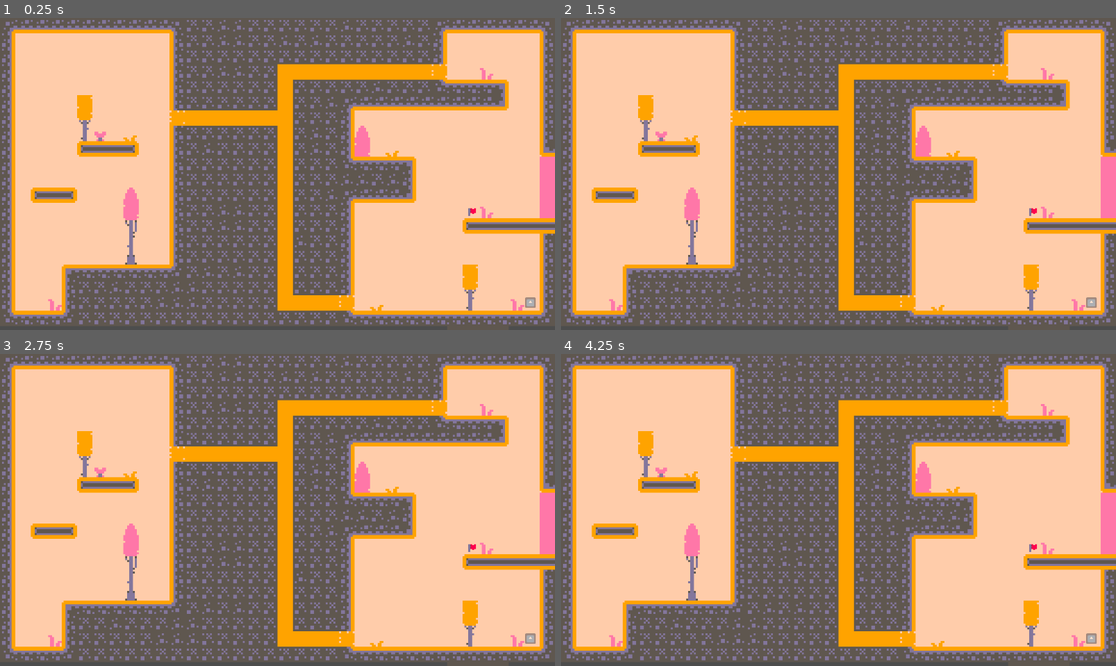
Above: before the commit, frames 1-4 (two rows, left to right).
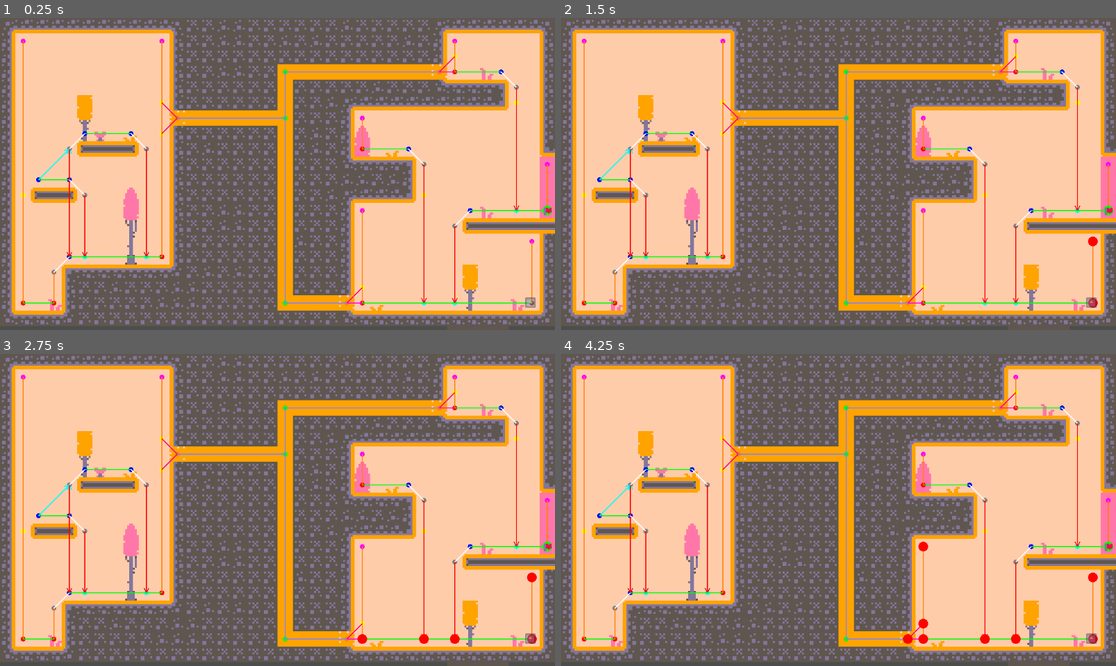
Above: after the commit, the same moments.

Repository: marolmmar1/TFG
Game: Godot game, scene res://Zones/Zone1.tscn
Same seed, same stepped clock (60 frames per second), same inputs: the game is played once before the commit and once after it. This scene is started directly instead of the project's main scene. The engine's default icon, where the game draws it, is replaced by a stand-in: a white triangle on a blue panel in a dark square.
Inputs:
- Up to frame 1 (0.25 s): no input
- Up to frame 2 (1.5 s): tap Enter at 0.5 s; tap Space at 1.25 s
- Up to frame 3 (2.75 s): tap Enter at 2 s
- Up to frame 4 (4.25 s): tap Space at 2.75 s; tap Enter at 3.5 s

The runs differ from the first frame. In frame 1, 2.6% of the frame differs, in the area x 3-100%, y 6-93%; in frame 2, 2.7%; in frame 3, 2.8%; in frame 4, 2.9%.
Error before the commit: Cannot call method 'get_children' on a null value. (res://AStar/tile_map_helper.gd:30)

Commit message:
fix weights

Diff:
--- a/AStar/a_star.gd
+++ b/AStar/a_star.gd
@@ -155,6 +155,8 @@
 	for node in astar_nodes:
 		if tmhelper.is_exit(node):
 			exits.append(node)
+
+	assert(exits.size() > 0, "No exit nodes found")
 
 	var to_delete = []
 
--- a/Creatures/GroundCreature/GroundCreature.tscn
+++ b/Creatures/GroundCreature/GroundCreature.tscn
@@ -70,9 +70,6 @@
 
 [node name="Controller" type="Node" parent="."]
 script = ExtResource("3_2relg")
-stun_height = null
-damage_height = null
-default_stun_time = null
 
 [node name="Walk" type="Node" parent="Controller"]
 script = ExtResource("4_illsp")
--- a/Creatures/GroundCreature/astar_ai.gd
+++ b/Creatures/GroundCreature/astar_ai.gd
@@ -1,7 +1,5 @@
 extends Node
 
-@export var detect_node_dist: float = 5.0
-@export var unnecessary_jump_threshold: float = 25.0
 @export var jump_reliability_cost_mult: float = 1.5 #HACK possibly variables for the genetic algorithm variation lately
 @export var fall_reliability_cost_mult: float = 1.25
 
@@ -65,7 +63,8 @@
 
 		# #DEBUG
 		astar_graph.astar_on_going.append(astar_graph.tmhelper.to_world_position(lowest_cost_node.node))
-		print("cost: ", lowest_cost_node.cost)
+		print("parent cost: ", lowest_cost_node.parent.cost if lowest_cost_node.parent else 0)
+		print("cost: ", lowest_cost_node.cost - lowest_cost_node.parent.cost if lowest_cost_node.parent else lowest_cost_node.cost)
 		print("heuristic: ", node_heuristic(lowest_cost_node, AstarAINode.new(target_node, null, 0)))
 		print("total: ", lowest_cost_node.cost + node_heuristic(lowest_cost_node, AstarAINode.new(target_node, null, 0)), "\n")
 
@@ -106,8 +105,7 @@
 func node_heuristic(from: AstarAINode, to: AstarAINode) -> float:
 	var dist = astar_graph.tmhelper.to_world_position(from.node).distance_to(astar_graph.tmhelper.to_world_position(to.node))
 
-	# Divide by speed to put it in the same scale as movement cost. At first sight I don't think the actual dividing speed is important, we just want to lower the value
-	return dist / walk_speed
+	return dist
 
 
 func node_cost(from: AstarAINode, to: AstarAINode) -> float:
@@ -128,18 +126,19 @@
 func speed_cost(edge: Edge) -> float:
 	var dist = astar_graph.tmhelper.to_world_position(edge.from).distance_to(astar_graph.tmhelper.to_world_position(edge.to))
 	# v = d / t, t = d / v
+	#HACK we need a reference speed though I'm not sure where to get it from
 	if edge.movement_type == Edge.MovementType.WALK:
-		return dist / walk_speed
+		return dist / walk_speed * 100
 	elif edge.movement_type == Edge.MovementType.CLIMB:
-		return dist / climb_speed
+		return dist / climb_speed * 100
 	elif edge.movement_type == Edge.MovementType.CRAWL:
-		return dist / crawl_speed
+		return dist / crawl_speed * 100
 	elif edge.movement_type == Edge.MovementType.SWITCH_CLIMBING:
-		return dist / switch_climbing_speed
+		return dist / switch_climbing_speed * 100
 	elif edge.movement_type == Edge.MovementType.SWITCH_CRAWL_WALK:
-		return dist / switch_crawl_walk_speed
+		return dist / switch_crawl_walk_speed * 100
 	elif edge.movement_type == Edge.MovementType.SWITCH_CRAWL_CLIMB:
-		return dist / switch_crawl_climb_speed
+		return dist / switch_crawl_climb_speed * 100
 
 	return dist
 
--- a/Creatures/GroundCreature/ground_creature_ai.gd
+++ b/Creatures/GroundCreature/ground_creature_ai.gd
@@ -13,11 +13,11 @@
 var target
 
 
-func init(_astar, _controller, target):
+func init(_astar, _controller, _target):
 	self.astar_graph = _astar
 	self.controller = _controller
 	#DEBUG
-	self.target = target
+	self.target = _target
 
 	astar_ai.astar_graph = astar_graph
 
@@ -44,6 +44,10 @@
 #TODO pass to higher AI
 func tick():
 	if not path and not astar_ai.calculating_astar:
+
+		if not astar_graph.astar_nodes:
+			return
+
 		var current_node = get_closest_node(controller.position, 1000)
 		var target_node = get_closest_node(target.position, 1000)
 
--- a/Zones/Zone1.tscn
+++ b/Zones/Zone1.tscn
@@ -17,11 +17,12 @@
 format = 2
 layer_0/tile_data = PackedInt32Array(1245186, 262149, 2, 1245187, 262149, 2, 1245188, 262149, 2, 1245189, 327685, 2, 12 …(12315 unchanged characters)…
 
-[node name="AStar" parent="." node_paths=PackedStringArray("tilemap") instance=ExtResource("2_1wlk8")]
+[node name="AStar" parent="." node_paths=PackedStringArray("tilemap", "doors") instance=ExtResource("2_1wlk8")]
 tilemap = NodePath("../TileMap")
+doors = NodePath("../Doors")
 
 [node name="DebugTarget" type="Node2D" parent="."]
-position = Vector2(980, 395)
+position = Vector2(1137, 394)
 
 [node name="Sprite2D" type="Sprite2D" parent="DebugTarget"]
 texture_filter = 1
@@ -34,8 +35,11 @@
 astar = NodePath("../AStar")
 target = NodePath("../DebugTarget")
 
-[node name="Door" parent="." instance=ExtResource("5_hvtut")]
-position = Vector2(1102, 352)
+[node name="Doors" type="Node2D" parent="."]
 scale = Vector2(2.27999, 6.56)
 
-[connection signal="body_entered" from="Door" to="Door" method="_on_body_entered"]
+[node name="Door" parent="Doors" instance=ExtResource("5_hvtut")]
+position = Vector2(499.125, 53.5061)
+scale = Vector2(1, 1)
+
+[connection signal="body_entered" from="Doors/Door" to="Doors/Door" method="_on_body_entered"]
